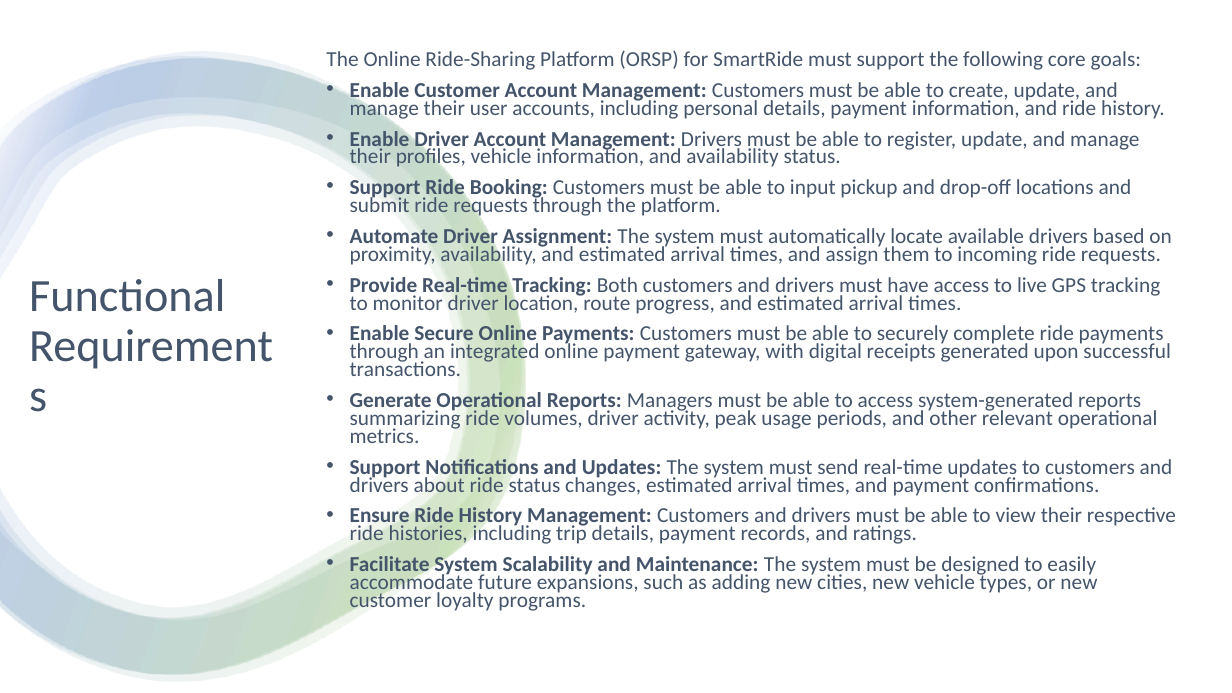
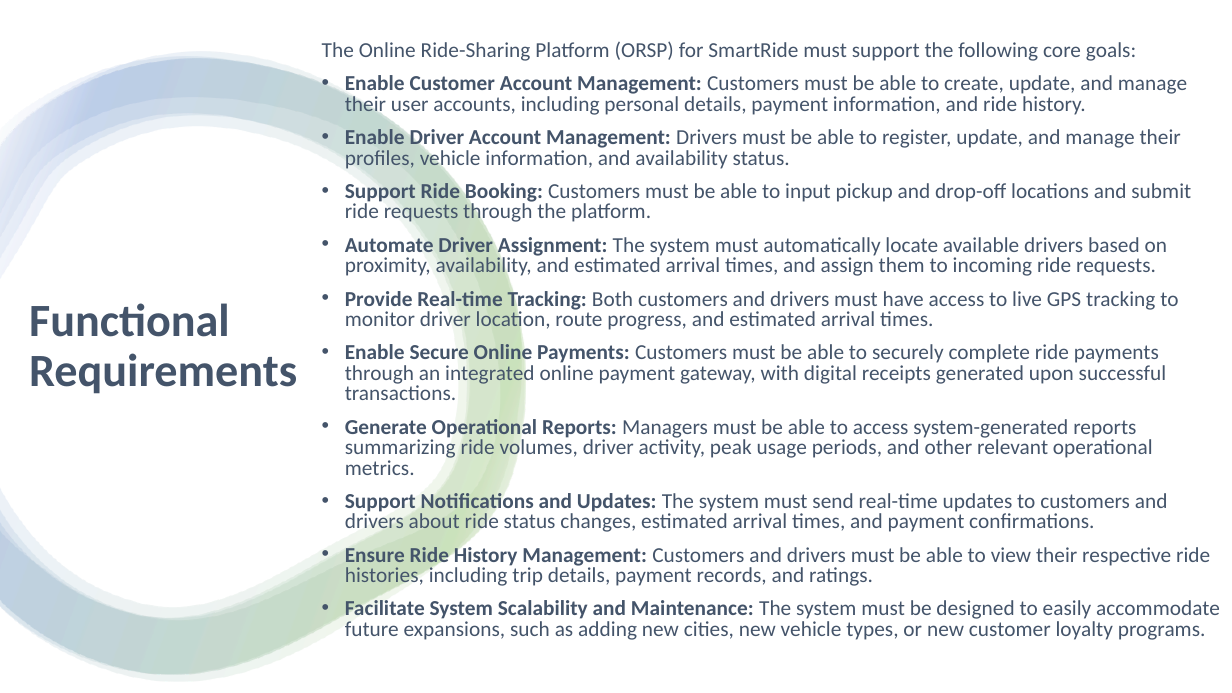
Before and after one commit to CheetoBuri/SE_SmartRide, a slide deck: slide 6 of 523K0010_523K0013.pptx. Drawn at 1232x693 pixels with LibreOffice and Linux fonts; fonts in the diff are those of the drawing. Boxes give left, top, right and bottom in pixels: in the first picture for what was removed or moved away, otherwise in the second. Text is boxed around its words. In the diff, an @@ line names an element or a change of style, - is before the commit and + after.

```diff
--- a/523K0010_523K0013.pptx
+++ b/523K0010_523K0013.pptx
@@ text "The Online Ride-Sharing Platform (ORSP) ..." moved from (x1=326, y1=50, x2=1176, y2=611) to (x1=322, y1=41, x2=1220, y2=640) @@
@@ text "The Online Ride-Sharing Platform (ORSP) ..." at (x1=322, y1=41, x2=1220, y2=640): line spacing 0.7 to 0.8 @@
@@ title "Functional Requirements" at (x1=29, y1=303, x2=297, y2=394): bold on @@
```
Also in this commit, not shown: 12 other slides changed.
